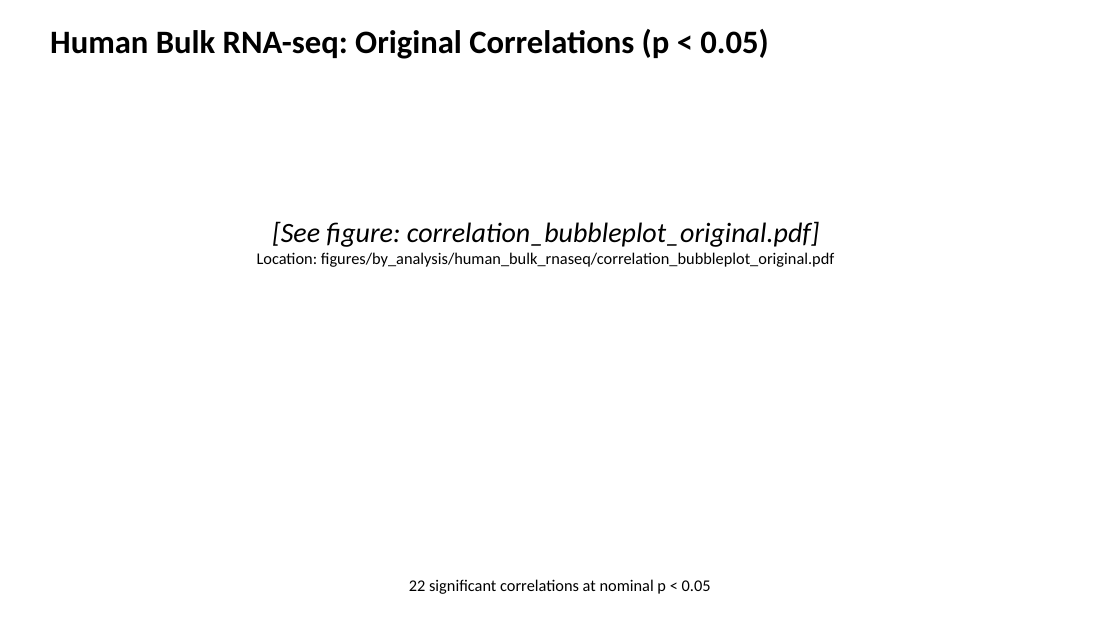
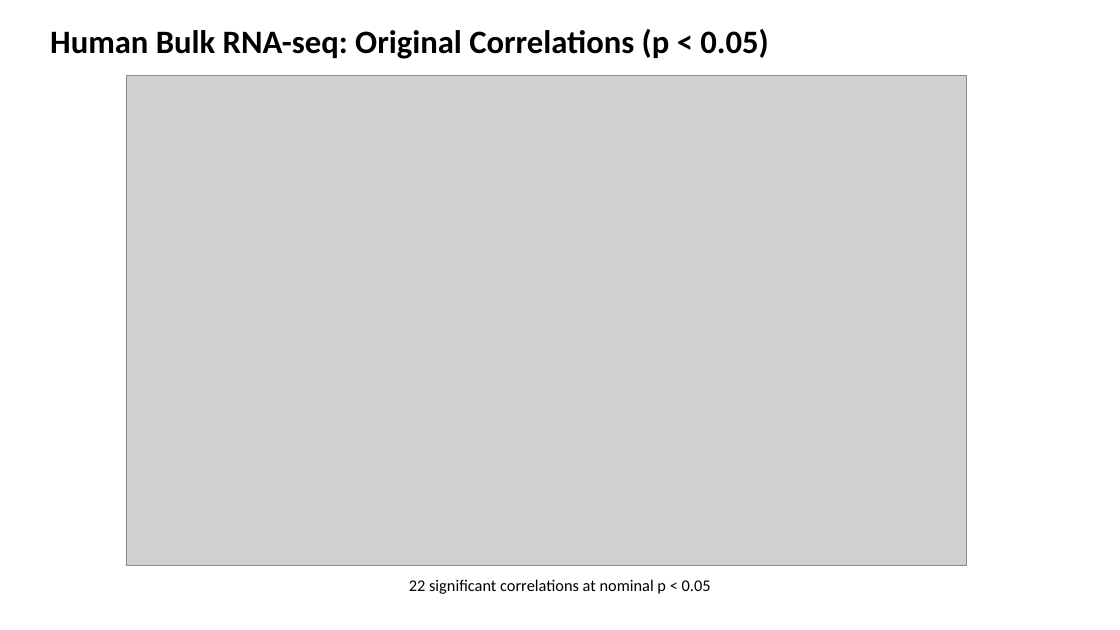
Before and after one commit to leeoesterreich/ERpBRCA_OlderWomen, a slide deck: slide 4 of docs/biostatistical_corrections_summary.pptx. Drawn at 1120x630 pixels with LibreOffice and Linux fonts; fonts in the diff are those of the drawing; grey boxes stand for pictures. Boxes give left, top, right and bottom in pixels: in the first picture for what was removed or moved away, otherwise in the second. Text is boxed around its words. In the diff, an @@ line names an element or a change of style, - is before the commit and + after.

```diff
--- a/docs/biostatistical_corrections_summary.pptx
+++ b/docs/biostatistical_corrections_summary.pptx
@@ picture added at [126, 76, 966, 565] @@
@@ text removed at [257, 221, 835, 267] @@
-[See figure: correlation_bubbleplot_original.pdf]
-Location: figures/by_analysis/human_bulk_rnaseq/correlation_bubbleplot_original.pdf
```
Also in this commit, not shown: 3 other slides changed, 34 other files.
